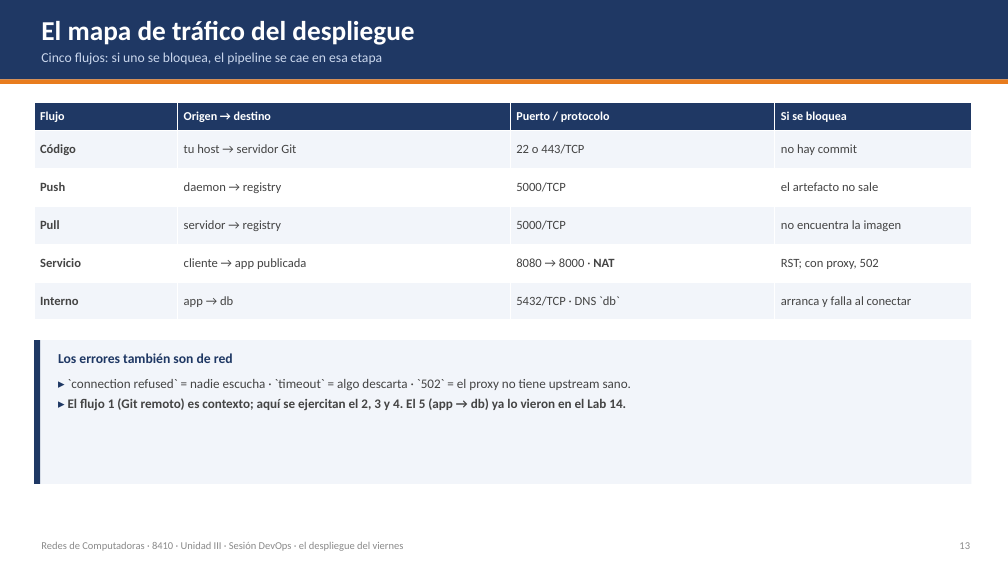
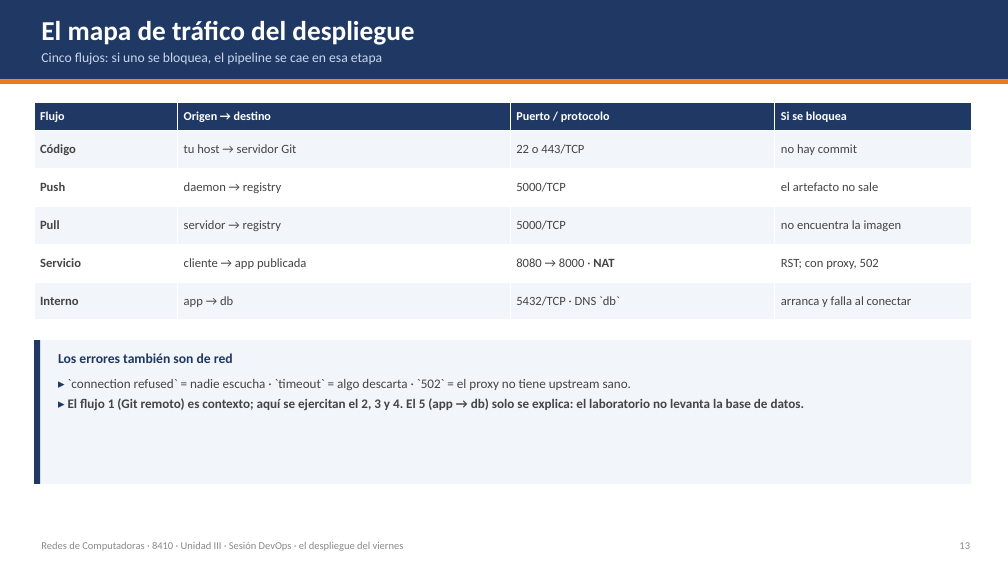
Before and after one commit to isacioutp/redes-de-computadoras-utp, a slide deck: slide 13 of DevOps/Teoria-DevOps-Despliegue.pptx. Drawn at 1008x567 pixels with LibreOffice and Linux fonts; fonts in the diff are those of the drawing. Boxes give left, top, right and bottom in pixels: in the first picture for what was removed or moved away, otherwise in the second. Text is boxed around its words. In the diff, an @@ line names an element or a change of style, - is before the commit and + after.

Commit message:
Laboratorio 15: hacerlo independiente de los demás laboratorios
- El README ya no remite al Caso 2 ni da por hecho los laboratorios previos:
  la carpeta trae la API y su despliegue completos
- La diapositiva de PagosYA describe la empresa sin referencias cruzadas
- El flujo 5 (app → db) queda explicado en la teoría; el laboratorio no lo
  levanta, así que no depende del Lab 14

```diff
--- a/DevOps/Teoria-DevOps-Despliegue.pptx
+++ b/DevOps/Teoria-DevOps-Despliegue.pptx
@@ text at (68, 398, 805, 410): text changed @@
-▸ El flujo 1 (Git remoto) es contexto; aquí se ejercitan el 2, 3 y 4. El 5 (app → db) ya lo vieron en el Lab 14.
+▸ El flujo 1 (Git remoto) es contexto; aquí se ejercitan el 2, 3 y 4. El 5 (app → db) solo se explica: el laboratorio no levanta la base de datos.
```
Also in this commit, not shown: 1 other slide changed, 3 other files.
